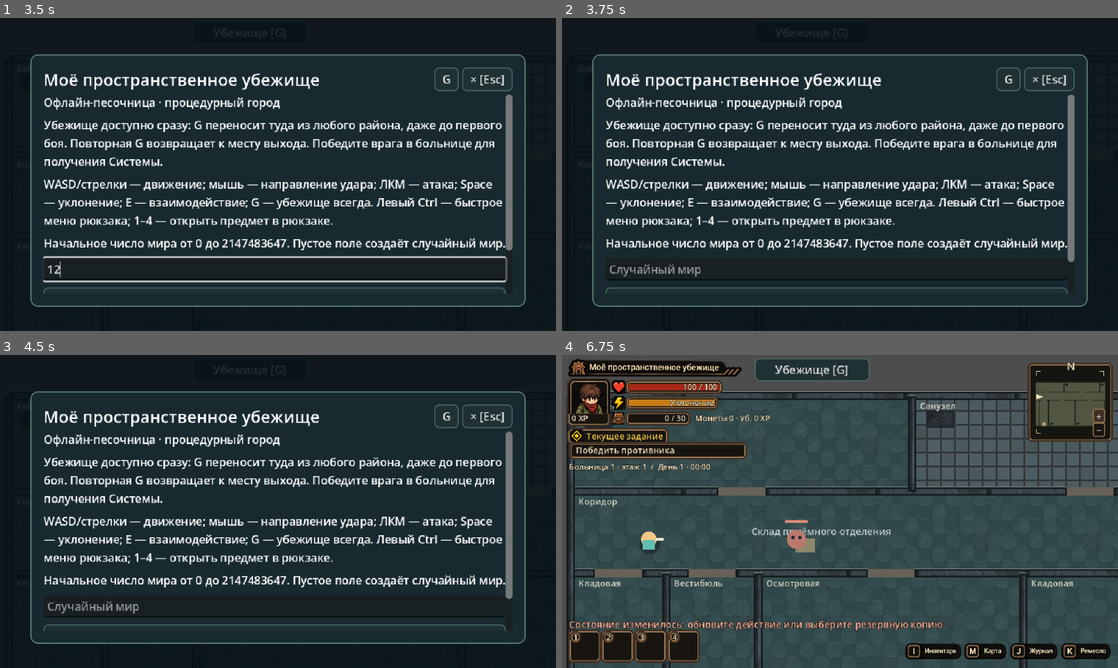
Above: before the commit, frames 1-4 (two rows, left to right).
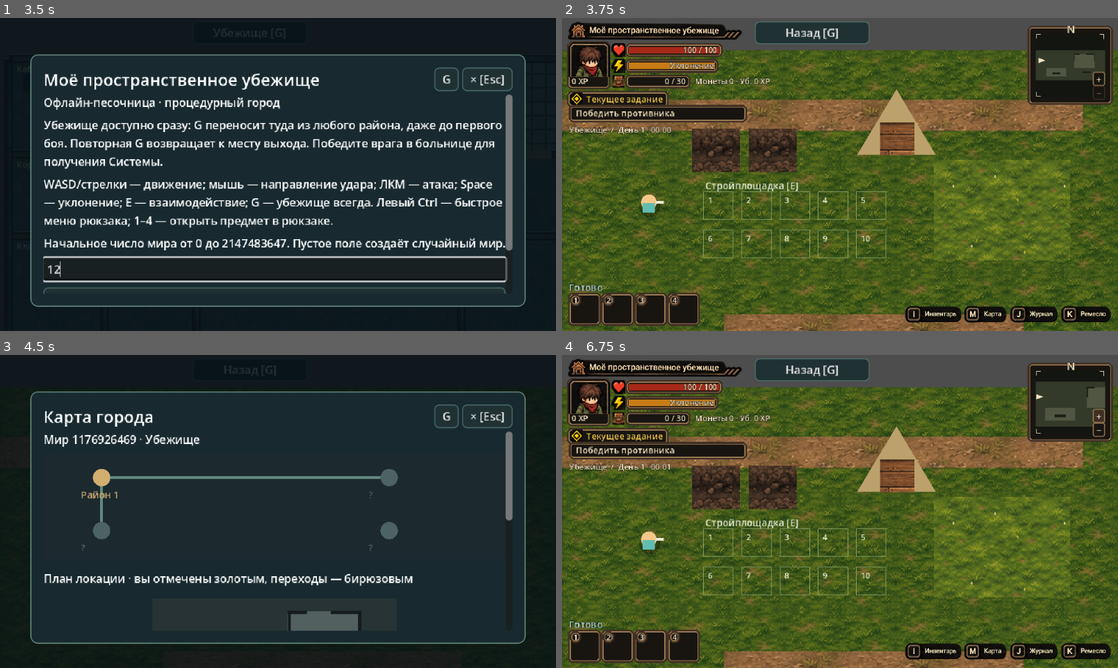
Above: after the commit, the same moments.

Repository: AndreyCokol/My_shelter
Game: Godot game, scene res://game/scenes/main/playable.tscn
Two runs of this game, one before a commit and one after it. Both use one fixed random seed, a clock stepped at 60 frames per second and the inputs below.
Inputs (mouse positions are in pixels of both pictures, inside the frame that each line leads up to):
- Up to frame 1 (3.5 s): click (272, 268) at 0.52 s; type "12" at 0.6 s; click "Начать игру" at 1.25 s; click "Начать игру" at 2 s; click "Убежище [G]" at 2.75 s
- Up to frame 2 (3.75 s): click "G" at 3.5 s
- Up to frame 3 (4.5 s): click (505, 401) at 4.27 s
- Up to frame 4 (6.75 s): click "Убежище [G]" (after the commit: "Назад [G]") at 5 s; click "× [Esc]" at 5.75 s; click "+" at 6.5 s

Frame 1 is identical in both runs. In frame 2, 95% of the frame differs, in the area x 0-100%, y 0-100%; in frame 3, 12%; in frame 4, 78%.

Commit message:
fix(state): validate packed v1 and legacy transaction receipts

Diff:
--- a/game/state/campaign_model.gd
+++ b/game/state/campaign_model.gd
@@ -4,6 +4,7 @@
 const WorldLayout = preload("res://game/systems/world/world_layout.gd")
 const Gameplay = preload("res://game/state/gameplay_state.gd")
 const Core = preload("res://game/systems/core/core_session.gd")
+const Receipts = preload("res://game/systems/core/action_receipt.gd")
 
 static func new_state(rules: Dictionary) -> Dictionary:
 	var state: Dictionary = {
@@ -127,11 +128,7 @@
 		if not key is String or not Core.valid_integer(state.resource_revisions[key]):
 			return false
 	for id in state.completed_actions:
-		var receipt = state.completed_actions[id]
-		if not id is String or id.is_empty() or not receipt is Dictionary or not receipt.get("fingerprint") is String or not receipt.get("result") is Dictionary:
-			return false
-		var result: Dictionary = receipt.result
-		if result.get("ok") != true or result.get("code") != "OK" or result.get("action_id") != id or not Core.valid_integer(result.get("state_revision")) or result.state_revision > state.state_revision or not result.get("data") is Dictionary or not result.get("message_key") is String:
+		if not Receipts.valid(id, state.completed_actions[id], state.state_revision, true):
 			return false
 	if rules.get("gameplay", false) and not Gameplay.validate(state, rules):
 		return false
